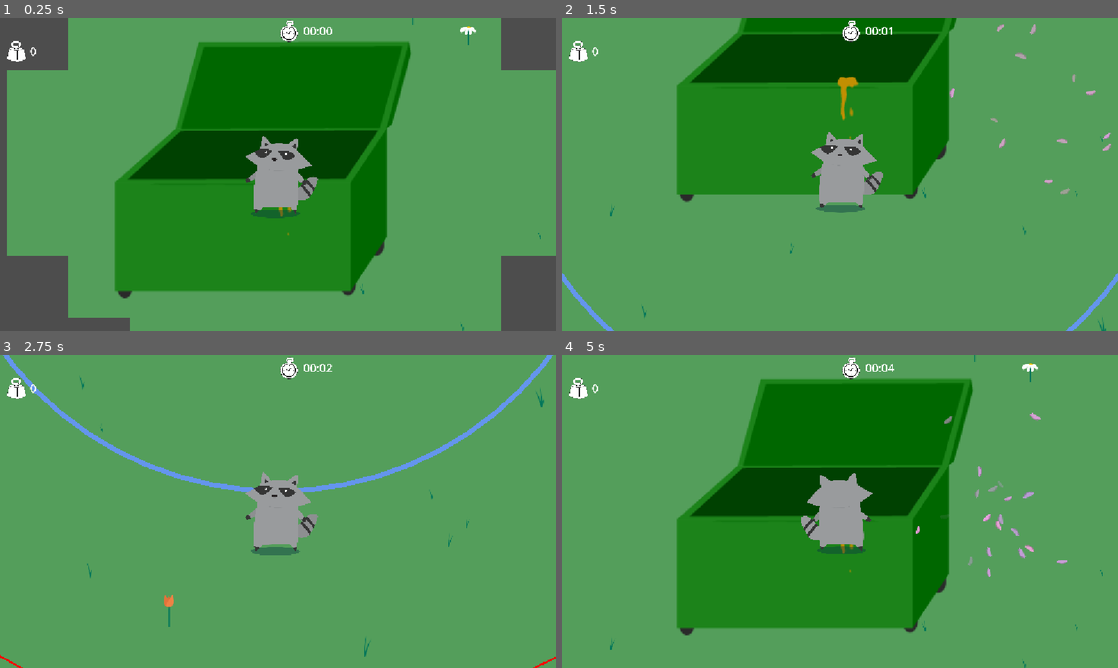
Above: before the commit, frames 1-4 (two rows, left to right).
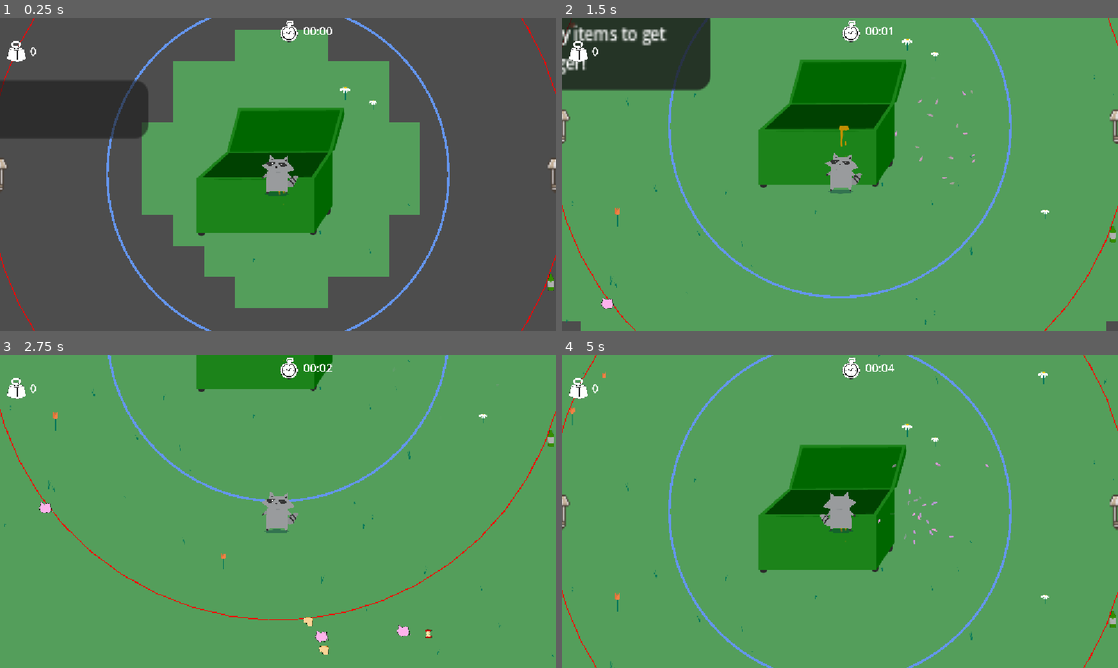
Above: after the commit, the same moments.

Repository: Lu-ni/upsi-jam-6
Game: Godot game, scene res://scenes/World.tscn
The game is run twice, just before and just after one commit, with the same random seed, the same clock (stepped at 60 frames per second) and the same inputs. The engine's default icon, where the game draws it, is replaced by a stand-in: a white triangle on a blue panel in a dark square.
Inputs (mouse positions are in pixels of both pictures, inside the frame that each line leads up to):
- Up to frame 1 (0.25 s): no input
- Up to frame 2 (1.5 s): tap Enter at 0.5 s; move the mouse to (962, 158) at 0.52 s; hold Right (shop_right) 0.53-1.28 s; tap E (petals) at 0.6 s; tap Down (shop_buy) at 0.77 s; move the mouse to (728, 190) at 1.27 s; hold S (ui_down) from 1.28 s (still down); tap O at 1.35 s
- Up to frame 3 (2.75 s): tap Down (shop_buy) at 1.52 s; move the mouse to (333, 442) at 2.02 s; release S (ui_down) at 2.03 s; hold Right (shop_right) from 2.03 s (still down); tap P at 2.1 s
- Up to frame 4 (5 s): tap Space at 2.75 s; move the mouse to (812, 574) at 2.77 s; release Right (shop_right) at 2.78 s; hold W (ui_up) 2.78-3.53 s; tap X at 2.85 s; tap Down (shop_buy) at 3.02, 3.77, 4.52 s; move the mouse to (1006, 558) at 3.52 s; hold Left (shop_left) from 3.53 s (still down); tap R at 3.6 s; tap Enter at 4.25 s; move the mouse to (673, 464) at 4.27 s; tap E (petals) at 4.35 s

The runs differ from the first frame. In frame 1, 81% of the frame differs, in the area x 0-100%, y 0-100%; in frame 2, 31%; in frame 3, 7.3%; in frame 4, 32%.

Commit message:
update HUD on deal done

Diff:
--- a/scenes/Player.tscn
+++ b/scenes/Player.tscn
@@ -217,7 +217,6 @@
 speed = 500.0
 
 [node name="Camera2D" type="Camera2D" parent="." unique_id=1720887917]
-zoom = Vector2(2, 2)
 
 [node name="GPUParticles2D" type="GPUParticles2D" parent="." unique_id=399853638]
 emitting = false
--- a/scripts/craft.gd
+++ b/scripts/craft.gd
@@ -147,6 +147,7 @@
 			PlayerInfo.max_inventory += 1
 		_:
 			print("Reward Action: Unknown reward_id ", reward_id)
+	Signals.inventory_updated.emit()
 
 func _on_area_2d_body_entered(body) -> void:
 	if body.has_method("player_shop_method"):
--- a/scripts/shop.gd
+++ b/scripts/shop.gd
@@ -158,6 +158,7 @@
 			print("Reward Action: Player gains +1 Move spd")
 		_:
 			print("Reward Action: Unknown reward_id ", reward_id)
+	Signals.inventory_updated.emit()
 
 func _on_area_2d_body_entered(body) -> void:
 	if body.has_method("player_shop_method"):
